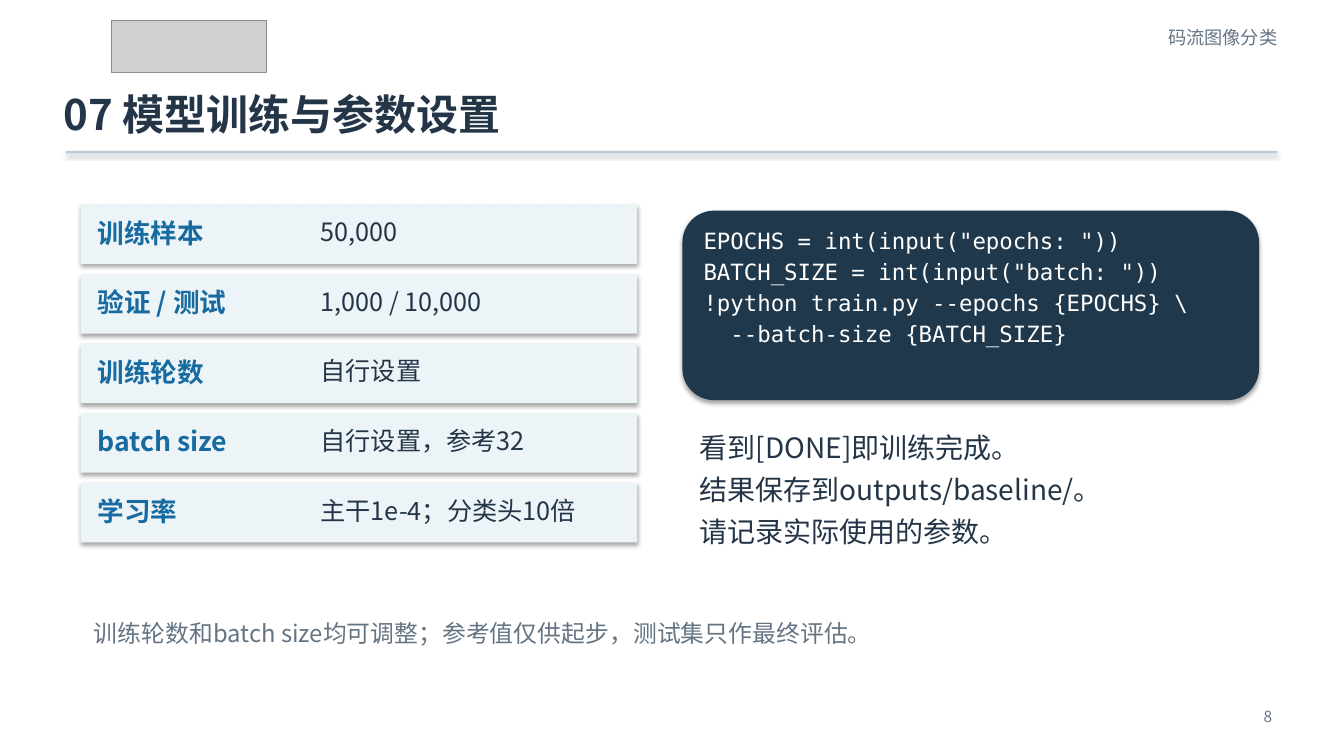
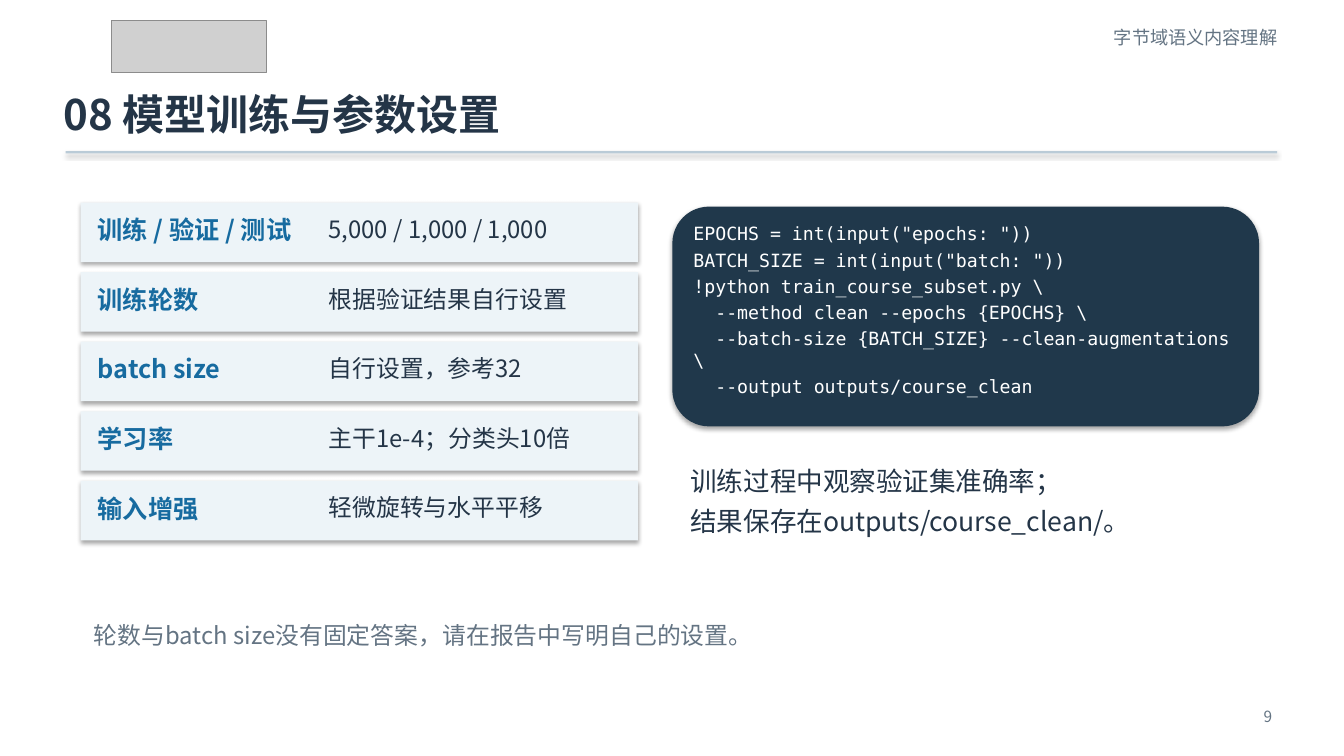
Before and after one commit to Franklin-L/byteformer-mnist-course, a slide deck: slide 9 of docs/ByteFormer_MNIST_零基础实验课.pptx (slide 8 before the commit). Drawn at 1344x756 pixels with LibreOffice and Linux fonts; fonts in the diff are those of the drawing; grey boxes stand for pictures. Boxes give left, top, right and bottom in pixels: in the first picture for what was removed or moved away, otherwise in the second. Text is boxed around its words. In the diff, an @@ line names an element or a change of style, - is before the commit and + after.

Commit message:
Revise course deck and corrupted-stream bonus task

```diff
--- a/docs/ByteFormer_MNIST_零基础实验课.pptx
+++ b/docs/ByteFormer_MNIST_零基础实验课.pptx
@@ text at (1114, 28, 1277, 46): text changed @@
-码流图像分类
+字节域语义内容理解
@@ text at (63, 94, 501, 134): text changed @@
-07 模型训练与参数设置
+08 模型训练与参数设置
@@ rounded rectangle: place and size @@
-rounded rectangle at (683, 211, 1259, 400)
+rounded rectangle at (673, 207, 1259, 426)
@@ text at (98, 217, 291, 241): text changed; size 19 to 18 pt @@
-训练样本
+训练 / 验证 / 测试
@@ text at (329, 220, 548, 242): text changed; size 18 to 17 pt @@
-50,000
+5,000 / 1,000 / 1,000
@@ text "EPOCHS = int(input("epochs: "))": place and size @@
-text "EPOCHS = int(input("epochs: "))" at (704, 232, 1161, 348)
+text "EPOCHS = int(input("epochs: "))" at (693, 226, 1230, 397)
@@ text at (693, 226, 1022, 271): size 16 to 13 pt in "EPOCHS = int(input("epochs: "))", "BATCH_SIZE = int(input("batch: "))" @@
@@ text "训练轮数": place and size @@
-text "训练轮数" at (98, 359, 204, 385)
+text "训练轮数" at (98, 287, 199, 311)
@@ text removed at (98, 289, 226, 315) @@
-验证 / 测试
@@ text at (329, 288, 567, 310): text changed; size 18 to 17 pt @@
-1,000 / 10,000
+根据验证结果自行设置
@@ text at (693, 279, 1230, 397): text changed; size 16 to 13 pt @@
-!python train.py --epochs {EPOCHS} \
---batch-size {BATCH_SIZE}
+!python train_course_subset.py \
+--method clean --epochs {EPOCHS} \
+--batch-size {BATCH_SIZE} --clean-augmentations \
+--output outputs/course_clean
@@ text "batch size": place and size @@
-text "batch size" at (98, 429, 227, 452)
+text "batch size" at (98, 357, 220, 379)
@@ text at (329, 357, 522, 379): text changed; size 18 to 17 pt @@
-自行设置
+自行设置，参考32
@@ size 19 to 18 pt in 3 elements at (98, 287, 199, 311), (98, 357, 220, 379), (98, 426, 174, 451) @@
@@ text "学习率": place and size @@
-text "学习率" at (98, 498, 178, 524)
+text "学习率" at (98, 426, 174, 451)
@@ text removed at (321, 429, 525, 453) @@
-自行设置，参考32
@@ text "主干1e-4；分类头10倍": place and size @@
-text "主干1e-4；分类头10倍" at (321, 498, 576, 524)
+text "主干1e-4；分类头10倍" at (329, 427, 571, 451)
@@ text "主干1e-4；分类头10倍" at (329, 427, 571, 451): size 18 to 17 pt @@
@@ text at (690, 468, 1130, 537): text changed; size 20 to 19 pt @@
-看到[DONE]即训练完成。
-结果保存到outputs/baseline/。
-请记录实际使用的参数。
+训练过程中观察验证集准确率；
+结果保存在outputs/course_clean/。
@@ text added at (98, 496, 199, 521), 18 pt, text #176BA0, bold @@
+输入增强
@@ text added at (329, 496, 544, 518), 17 pt, text #243547 @@
+轻微旋转与水平平移
@@ text at (94, 624, 752, 646): text changed @@
-训练轮数和batch size均可调整；参考值仅供起步，测试集只作最终评估。
+轮数与batch size没有固定答案，请在报告中写明自己的设置。
@@ text at (1264, 710, 1273, 722): text changed @@
-8
+9
```
Also in this commit, not shown: 6 other slides changed, 9 slides added, 9 slides removed, 9 other files.
